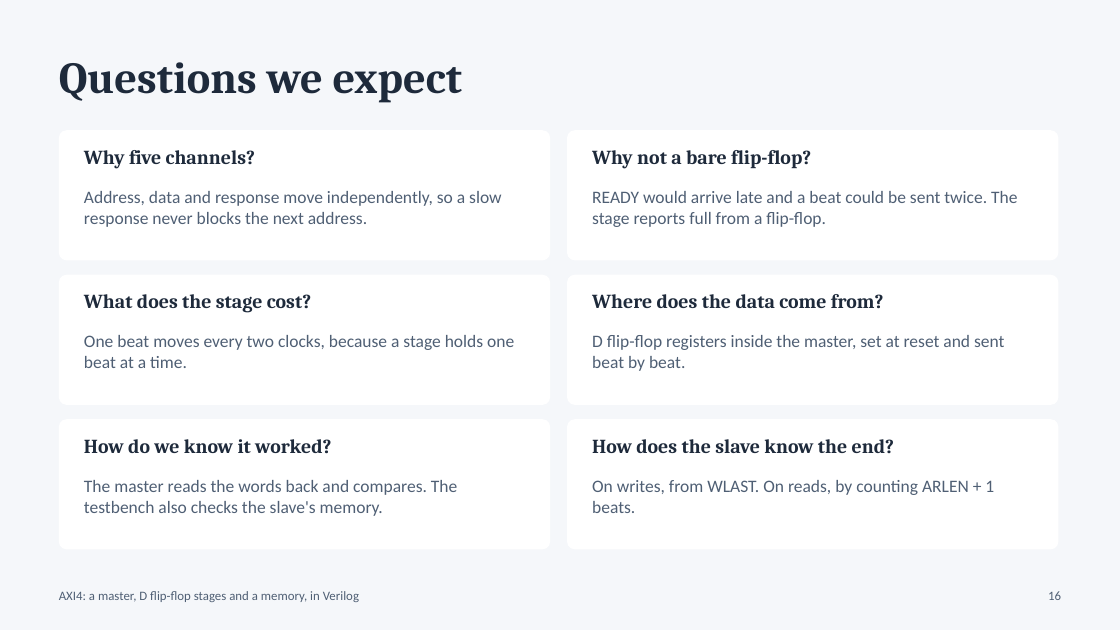
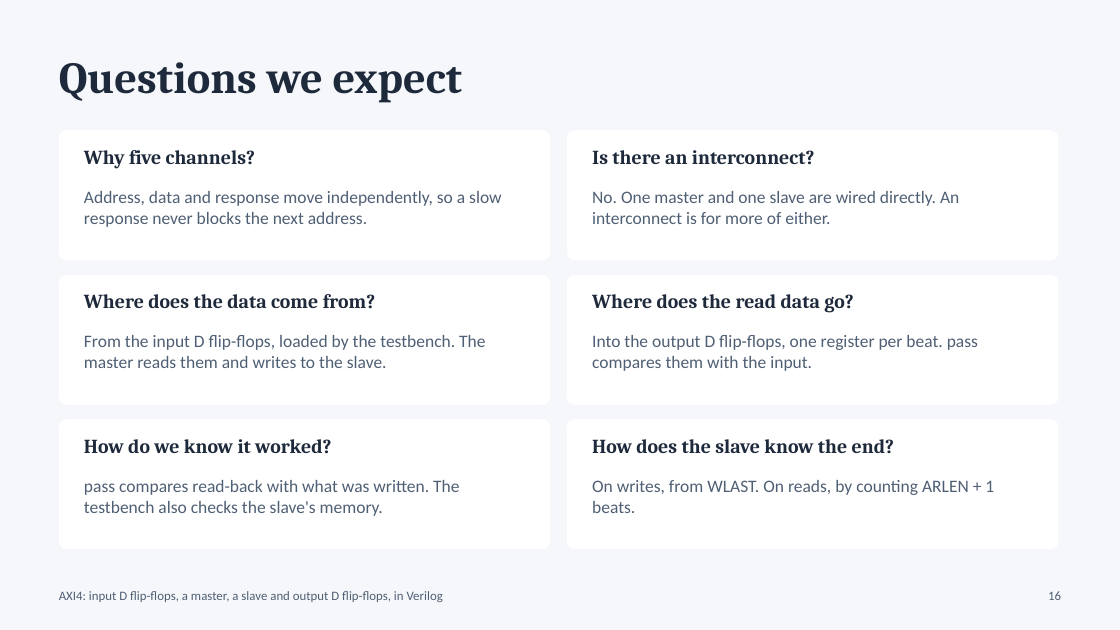
Before and after one commit to Moksha2709/Axi4_FPGA_Implementation, a slide deck: slide 16 of docs/AXI4_Viva_Presentation.pptx. Drawn at 1120x630 pixels with LibreOffice and Linux fonts; fonts in the diff are those of the drawing. Boxes give left, top, right and bottom in pixels: in the first picture for what was removed or moved away, otherwise in the second. Text is boxed around its words. In the diff, an @@ line names an element or a change of style, - is before the commit and + after.

```diff
--- a/docs/AXI4_Viva_Presentation.pptx
+++ b/docs/AXI4_Viva_Presentation.pptx
@@ text at (x1=592, y1=150, x2=815, y2=165): text changed @@
-Why not a bare flip-flop?
+Is there an interconnect?
@@ text at (x1=592, y1=191, x2=959, y2=224): text changed @@
-READY would arrive late and a beat could be sent twice. The stage reports full from a flip-flop.
+No. One master and one slave are wired directly. An interconnect is for more of either.
@@ text at (x1=84, y1=294, x2=376, y2=308): text changed @@
-What does the stage cost?
+Where does the data come from?
@@ text at (x1=592, y1=294, x2=853, y2=313): text changed @@
-Where does the data come from?
+Where does the read data go?
@@ text at (x1=84, y1=335, x2=485, y2=368): text changed @@
-One beat moves every two clocks, because a stage holds one beat at a time.
+From the input D flip-flops, loaded by the testbench. The master reads them and writes to the slave.
@@ text at (x1=592, y1=335, x2=978, y2=371): text changed @@
-D flip-flop registers inside the master, set at reset and sent beat by beat.
+Into the output D flip-flops, one register per beat. pass compares them with the input.
@@ text at (x1=84, y1=480, x2=459, y2=516): text changed @@
-The master reads the words back and compares. The testbench also checks the slave's memory.
+pass compares read-back with what was written. The testbench also checks the slave's memory.
@@ text at (x1=59, y1=591, x2=443, y2=602): text changed @@
-AXI4: a master, D flip-flop stages and a memory, in Verilog
+AXI4: input D flip-flops, a master, a slave and output D flip-flops, in Verilog
```
Also in this commit, not shown: 15 other slides changed, 8 other files.
